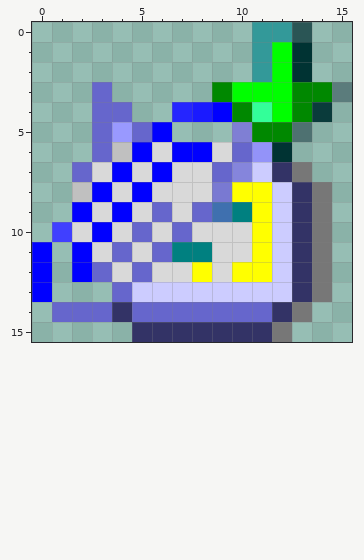
File history of a pixel-art sprite, mozilla/themes/classic/messenger/icons/message-news-new-attach-off.gif. The picture above was drawn from the file before the commit.
The file is 16x16 pixels. Colours within 5 levels of each other are drawn and written as one.
The same view after the edit:
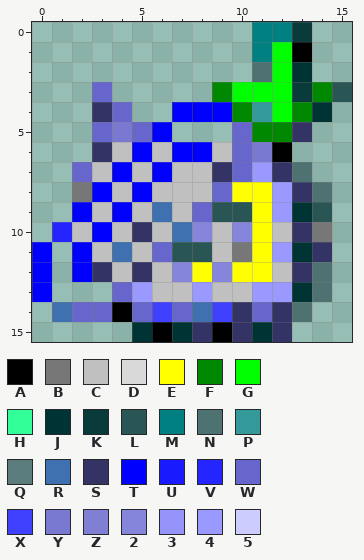
Palette (. is transparent): A #000000  B #777777  C #c0c0c0  D #d9d9d9  E #ffff00  F #008800  G #00ff00  H #33ff99  J #003333  K #0a3b3b  L #2a5555  M #008080  N #4e7171  P #339999  Q #5b7c7c  R #3f70af  S #333366  T #0000ff  U #1a1aff  V #2525ff  W #6666cc  X #4040ff  Y #7979d2  Z #7f7fd4  2 #8585dc  3 #9393f9  4 #9999ff  5 #ccccff
The exact change:
Changed rows in their new state; - is an unchanged pixel.
first column x 1:
 0 ----------MMK--
 1 ----------M-A--
 2 ----------N----
 3 ------------K-L
 4 --S---TT--P--J-
 5 ---Y-----W--S--
 6 --S--C--C-YA---
 7 --C-C-CCSW4-N--
 8 -B-C-CCCW--4-N-
 9 --C-CRC-LL-4JL-
10 VC-CSCR2C2-C---
11 --CRC-LLCB-4JS-
12 --SCSC2-2--C-N-
13 ----4CC4CC44JN-
14 R--A-X-RXS--N--
15 ----JAJ-A-JS---
